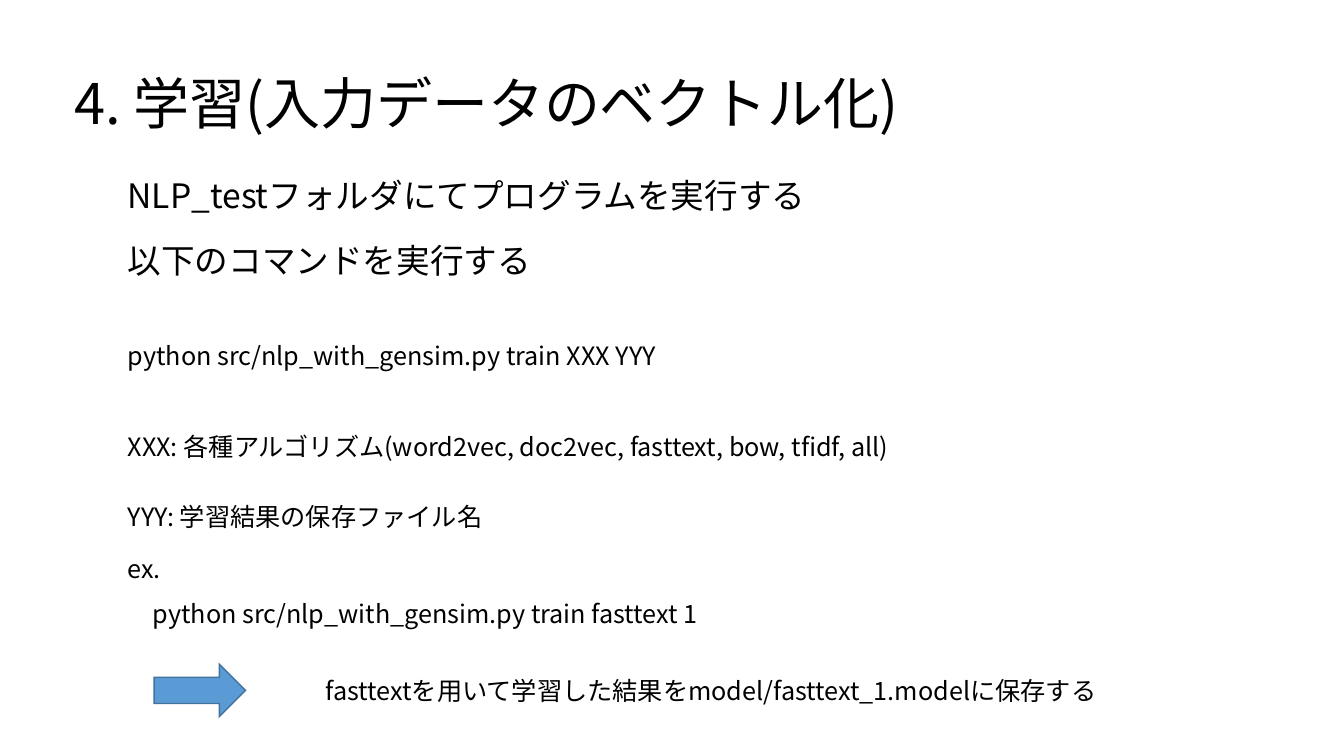
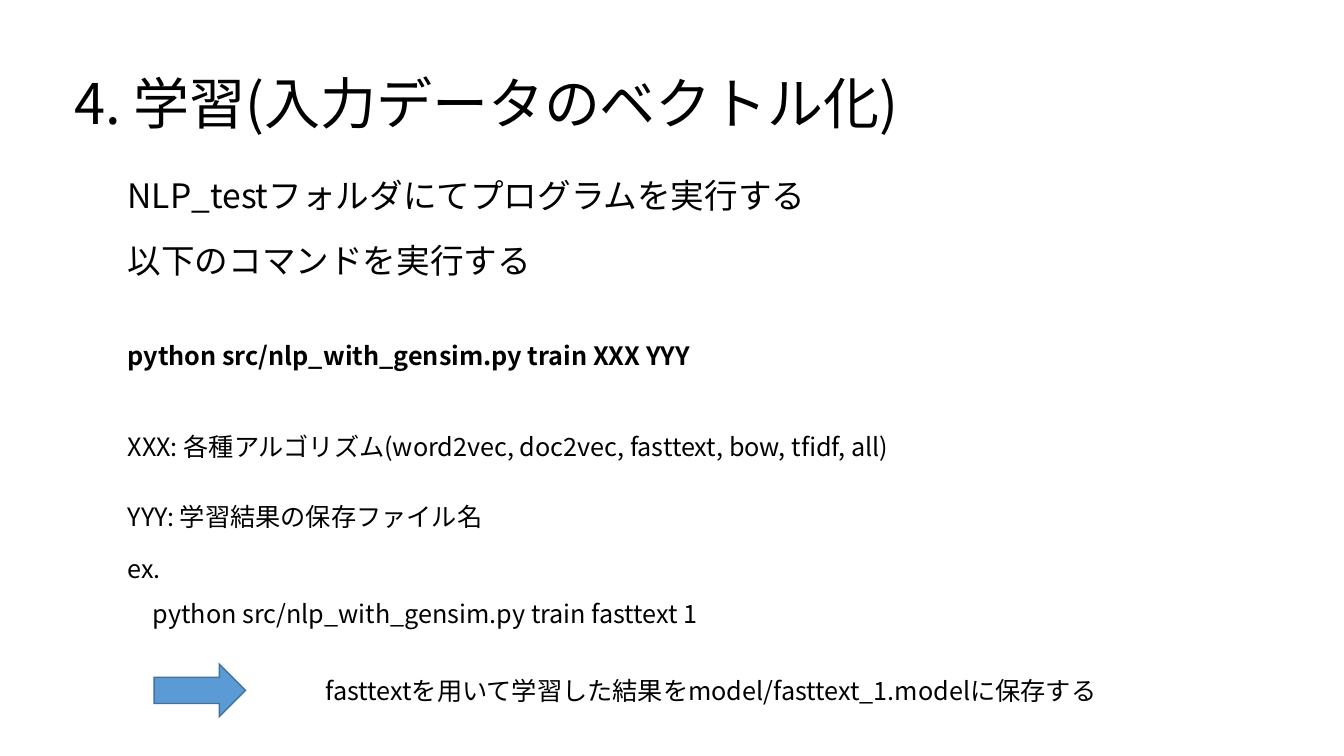
Before and after one commit to satetsu007/NLP_test, a slide deck: slide 6 of doc/Readme.pptx. Drawn at 1344x756 pixels with LibreOffice and Linux fonts; fonts in the diff are those of the drawing. Boxes give left, top, right and bottom in pixels: in the first picture for what was removed or moved away, otherwise in the second. Text is boxed around its words. In the diff, an @@ line names an element or a change of style, - is before the commit and + after.

```diff
--- a/doc/Readme.pptx
+++ b/doc/Readme.pptx
@@ text "python src/nlp_with_gensim.py train XXX YYY" at (128, 344, 690, 371): bold on @@
```
Also in this commit, not shown: 4 other slides changed, 1 slide added, 2 other files.
